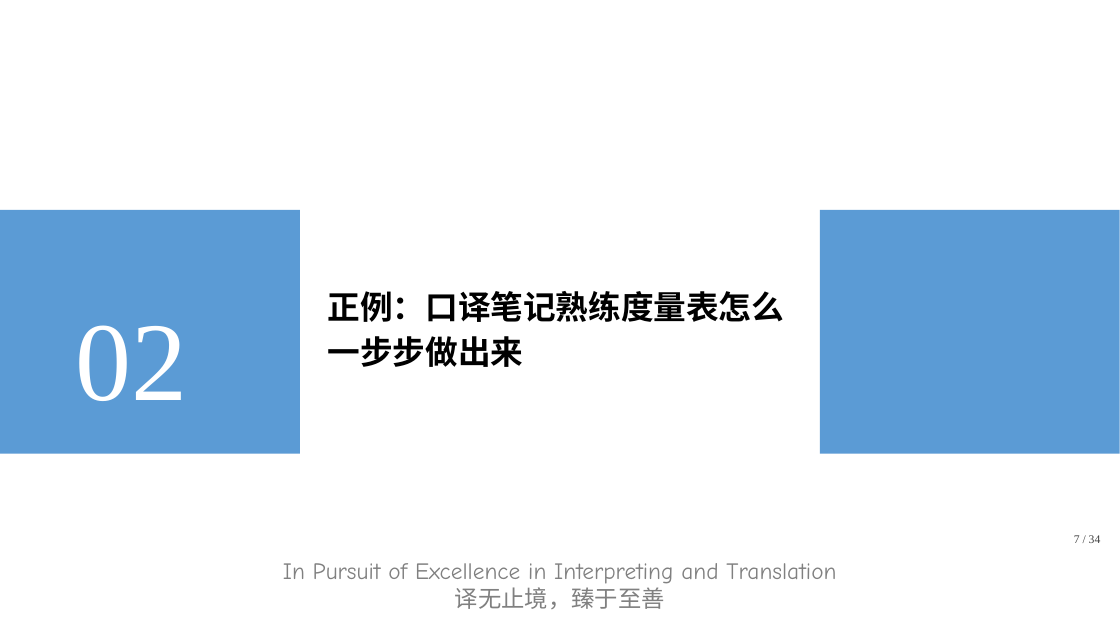
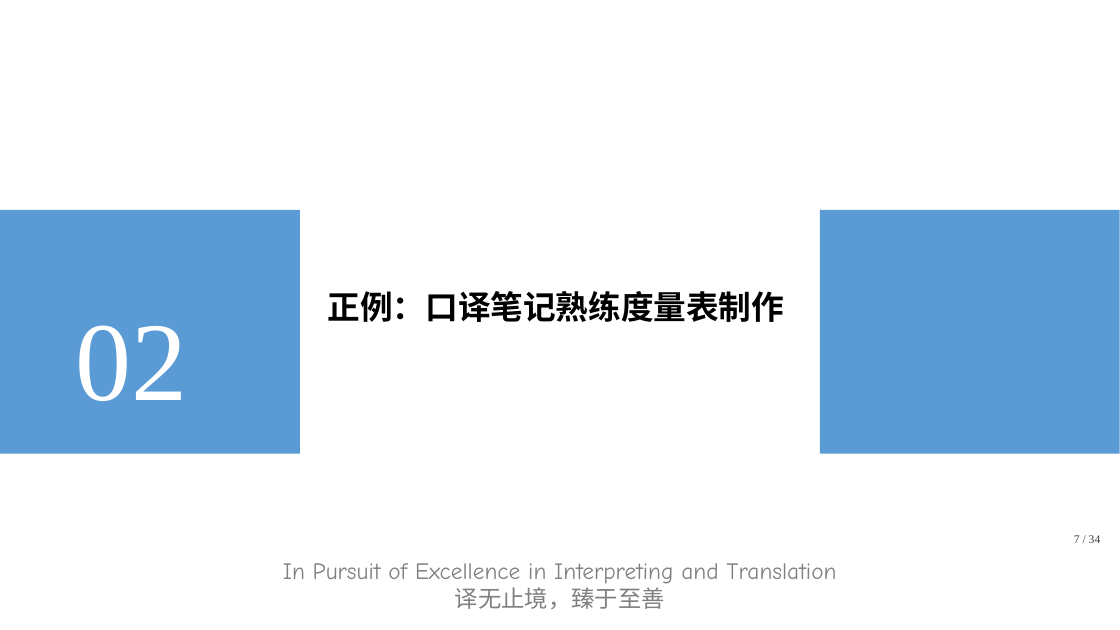
Before and after one commit to CodingGeoff/translation-research-202610, a slide deck: slide 7 of 翻译研究方法/第1组/问卷调查法正反例_v14.pptx. Drawn at 1120x630 pixels with LibreOffice and Linux fonts; fonts in the diff are those of the drawing; background and template pictures are left out. Boxes give left, top, right and bottom in pixels: in the first picture for what was removed or moved away, otherwise in the second. Text is boxed around its words. In the diff, an @@ line names an element or a change of style, - is before the commit and + after.

```diff
--- a/翻译研究方法/第1组/问卷调查法正反例_v14.pptx
+++ b/翻译研究方法/第1组/问卷调查法正反例_v14.pptx
@@ text at (328, 291, 785, 322): text changed @@
-正例：口译笔记熟练度量表怎么一步步做出来
+正例：口译笔记熟练度量表制作
```
Also in this commit, not shown: 17 other slides changed, 1 slide added, 20 other files.
